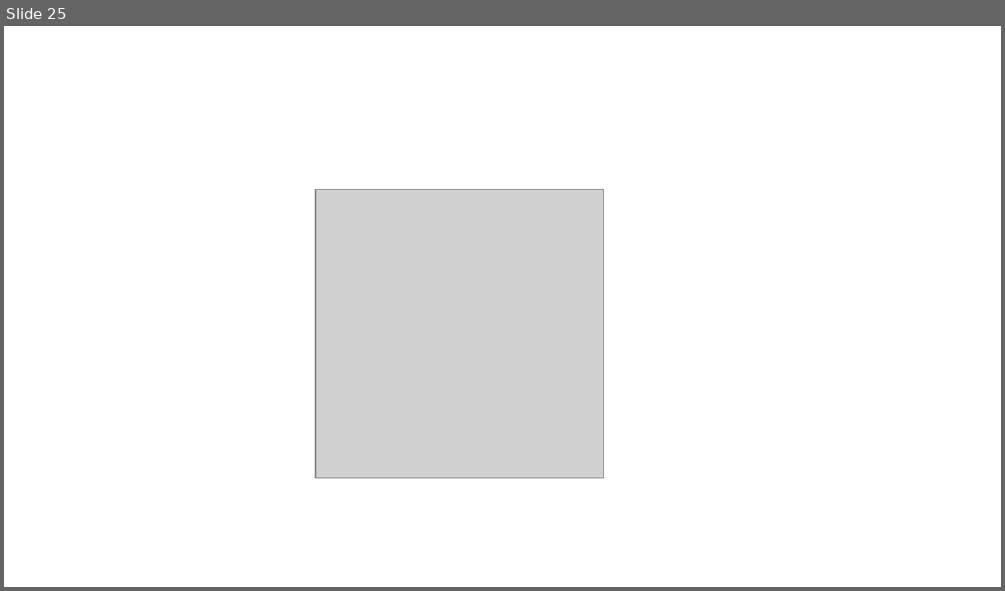
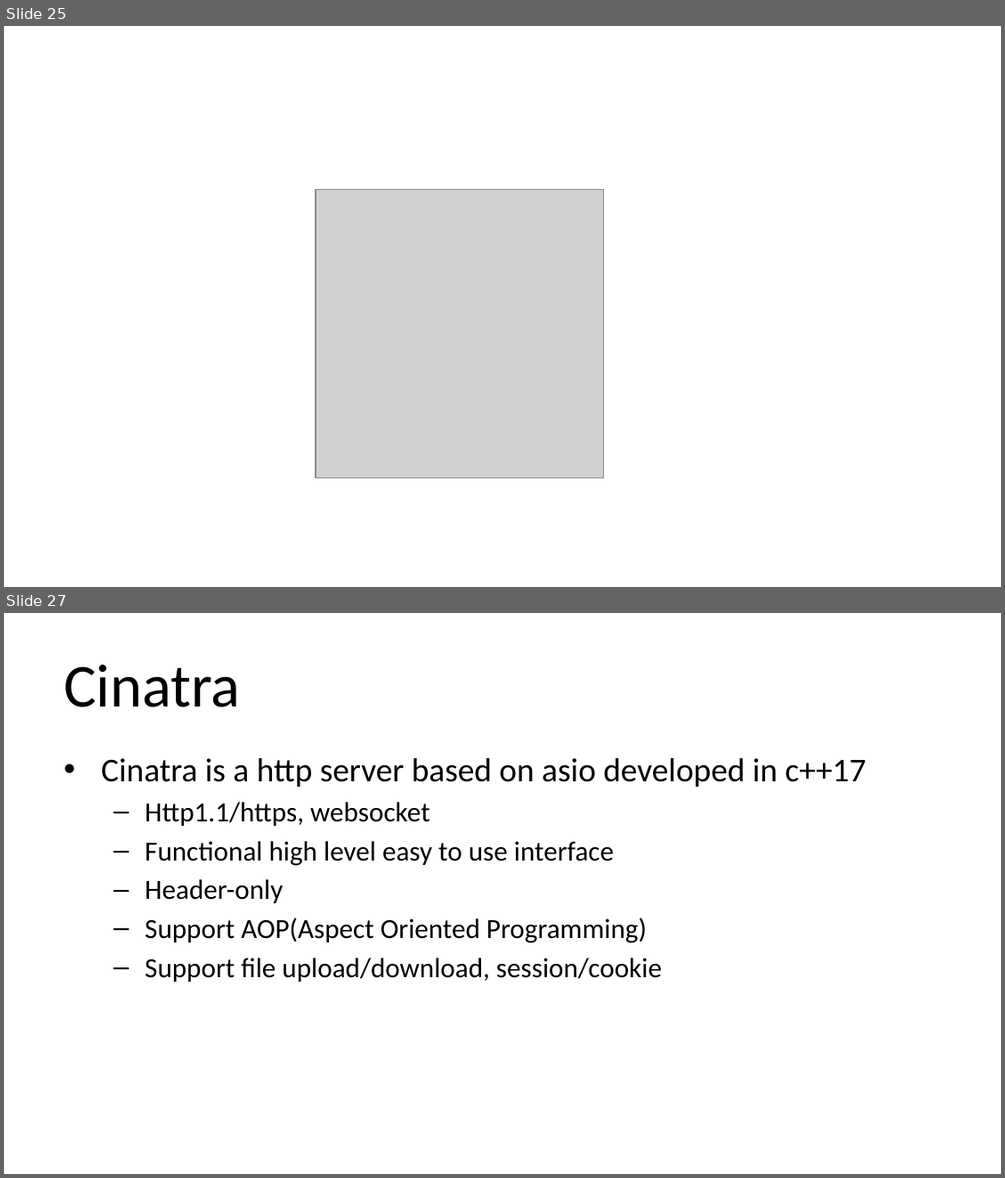
Before and after one commit to qicosmos/cppcon2018, a slide deck: cppcon2018.pptx. Shown one above the other, each under a label of ours: slide 25 before the commit, slides 25 and 27 after it; the slides between them are not shown. The pictures are 1005x591 and 1005x1178 pixels, drawn with LibreOffice and Linux fonts; fonts in the diff are those of the drawing; grey boxes stand for pictures. Boxes give left, top, right and bottom in pixels: in the first picture for what was removed or moved away, otherwise in the second. Text is boxed around its words. In the diff, an @@ line names an element or a change of style, - is before the commit and + after.

```diff
--- a/cppcon2018.pptx
+++ b/cppcon2018.pptx
@@ slide 27 added at (x1=4, y1=613, x2=1001, y2=1174), background #FFFFFF @@
@@ title added at (x1=64, y1=665, x2=240, y2=707), 44 pt, text #000000 @@
+Cinatra
@@ text added at (x1=101, y1=758, x2=866, y2=981), 20 pt, text #000000 @@
+• Cinatra is a http server based on asio developed in c++17
+  – Http1.1/https, websocket
+  – Functional high level easy to use interface
+  – Header-only
+  – Support AOP(Aspect Oriented Programming)
+  – Support file upload/download, session/cookie
```
Also in this commit, not shown: 3 slides changed, 30 other slides added.
